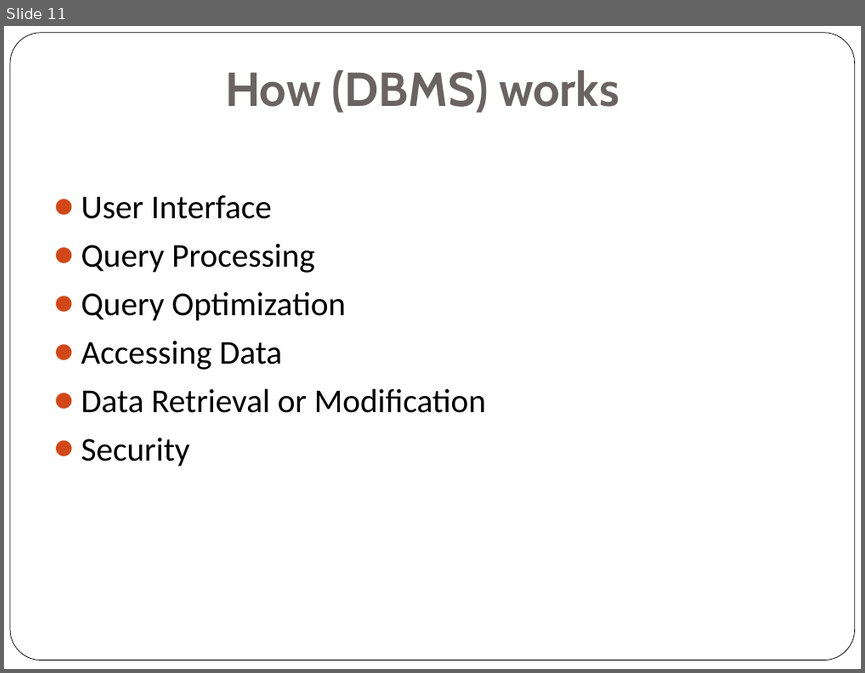
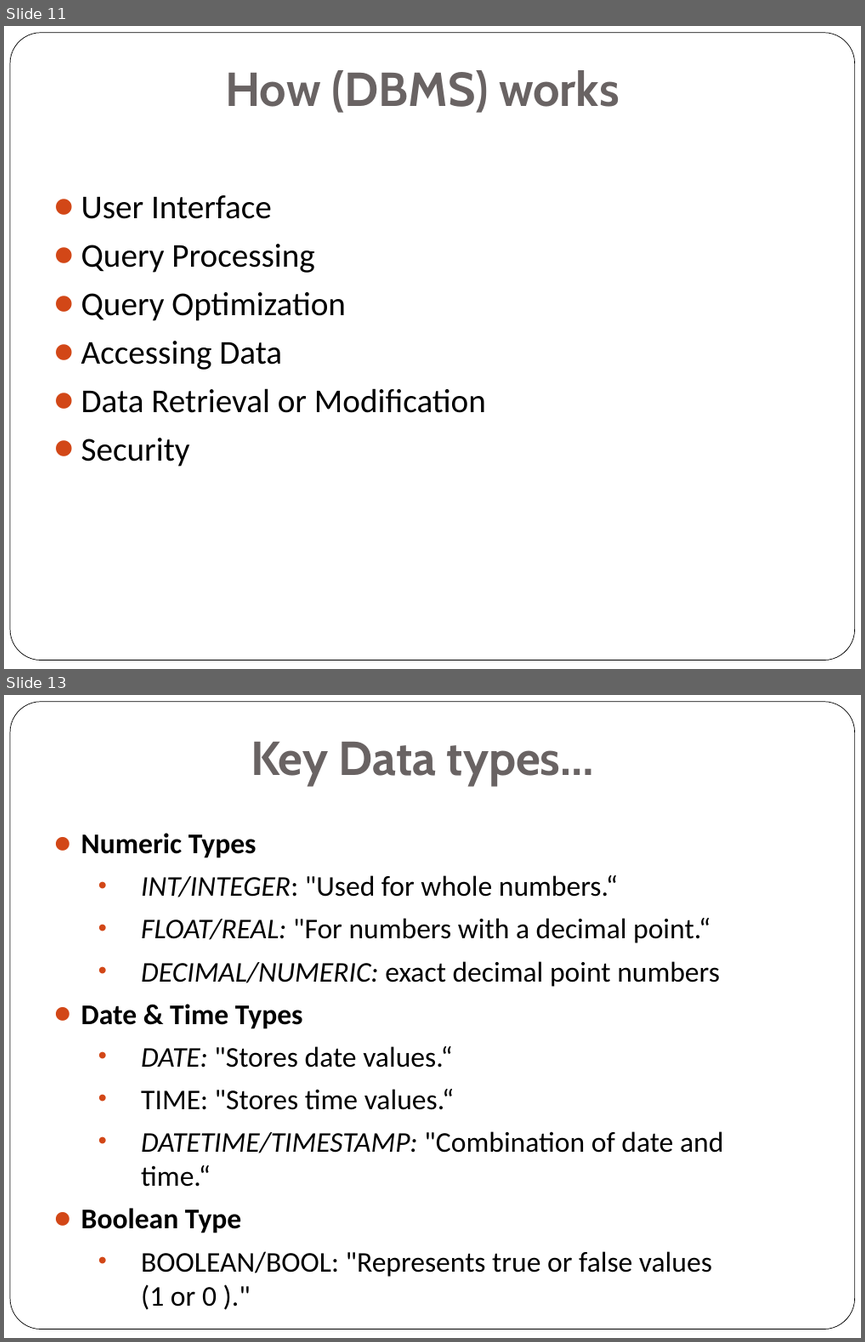
Before and after one commit to som-IT/SQL-slides, a slide deck: sql introduction .pptx. Shown one above the other, each under a label of ours: slide 11 before the commit, slides 11 and 13 after it; the slides between them are not shown. The pictures are 865x673 and 865x1342 pixels, drawn with LibreOffice and Linux fonts; fonts in the diff are those of the drawing. Boxes give left, top, right and bottom in pixels: in the first picture for what was removed or moved away, otherwise in the second. Text is boxed around its words. In the diff, an @@ line names an element or a change of style, - is before the commit and + after.

```diff
--- a/sql introduction .pptx
+++ b/sql introduction .pptx
@@ slide 13 added at box(4, 695, 861, 1338), background #FFFFFF; not listed: 1 template element that a slide beside it also shows @@
@@ title added at box(250, 742, 594, 786), 40 pt, text #696363, bold @@
+Key Data types…
@@ text added at box(81, 833, 723, 1310), 24 pt, text #000000 @@
+⚫ Numeric Types
+  • INT/INTEGER: "Used for whole numbers.“
+  • FLOAT/REAL: "For numbers with a decimal point.“
+  • DECIMAL/NUMERIC: exact decimal point numbers
+⚫ Date & Time Types
+  • DATE: "Stores date values.“
+  • TIME: "Stores time values.“
+  • DATETIME/TIMESTAMP: "Combination of date and time.“
+⚫ Boolean Type
+  • BOOLEAN/BOOL: "Represents true or false values (1 or 0 )."
```
Also in this commit, not shown: 1 other slide added.
